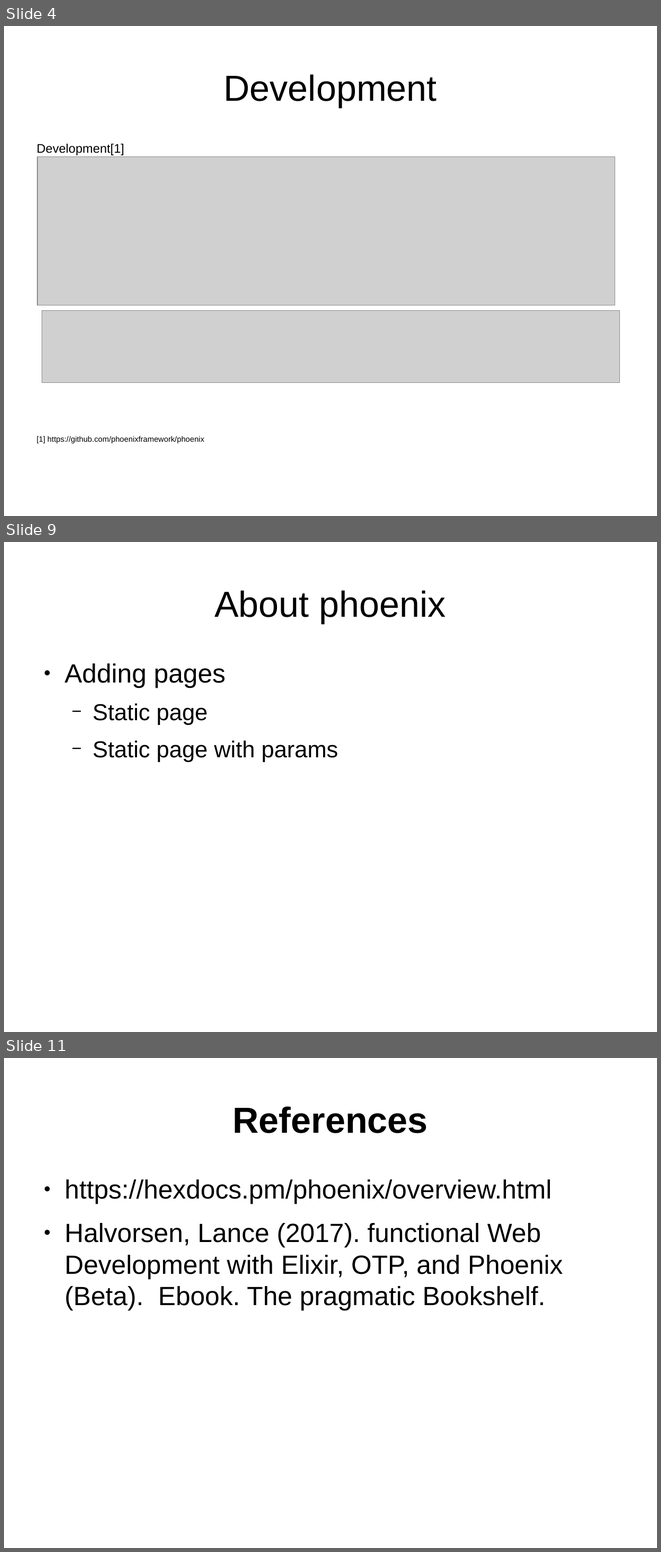
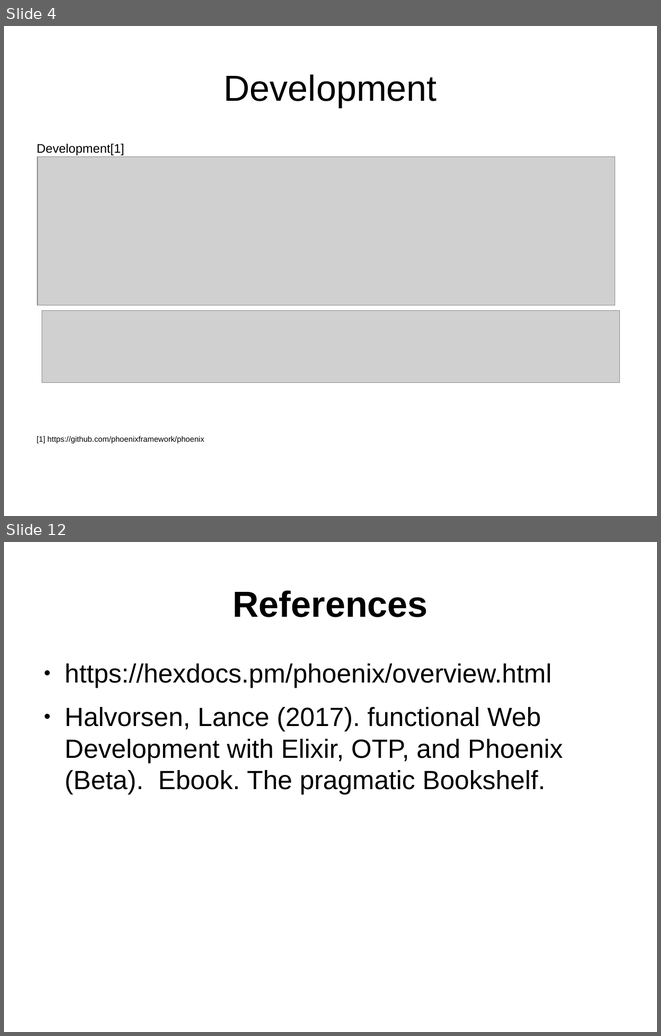
Before and after one commit to ramortegui/talks, a slide deck: phoenix-basics.odp. Shown one above the other, each under a label of ours: slides 4, 9 and 11 before the commit, slides 4 and 12 after it; the slides between them are not shown. The pictures are 661x1552 and 661x1036 pixels, drawn with LibreOffice and Linux fonts; fonts in the diff are those of the drawing; grey boxes stand for pictures. Boxes give left, top, right and bottom in pixels: in the first picture for what was removed or moved away, otherwise in the second. Text is boxed around its words. In the diff, an @@ line names an element or a change of style, - is before the commit and + after.

```diff
--- a/phoenix-basics.odp
+++ b/phoenix-basics.odp
@@ slide 9 removed at <box>4,542,657,1032</box>, background #FFFFFF @@
@@ title removed at <box>214,590,446,623</box> @@
-About phoenix
@@ text removed at <box>64,663,338,762</box> @@
-● Adding pages
-  − Static page
-  − Static page with params
@@ what was slide 11 is now slide 12 @@
```
Also in this commit, not shown: 2 slides changed, 6 slides added, 4 other slides removed.
